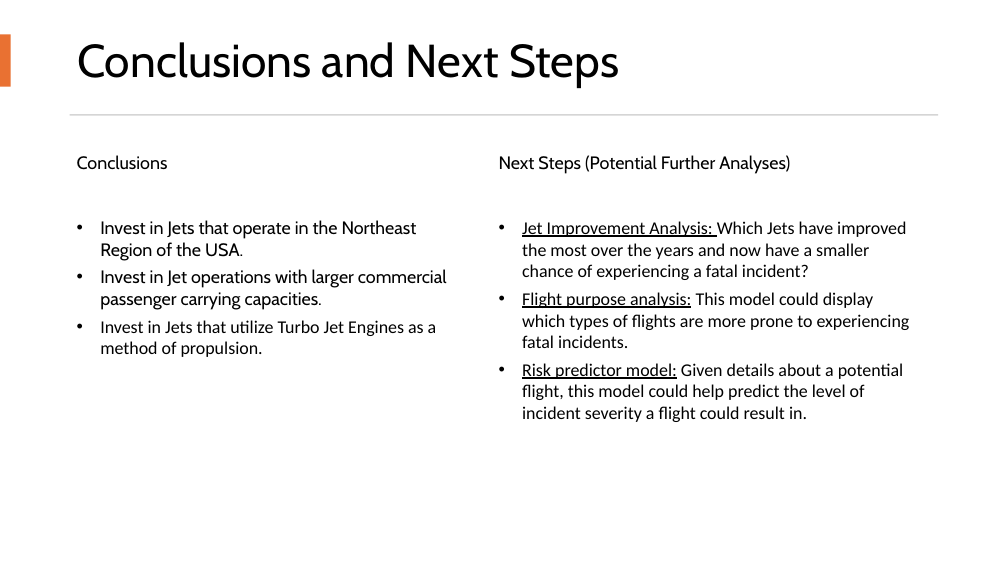
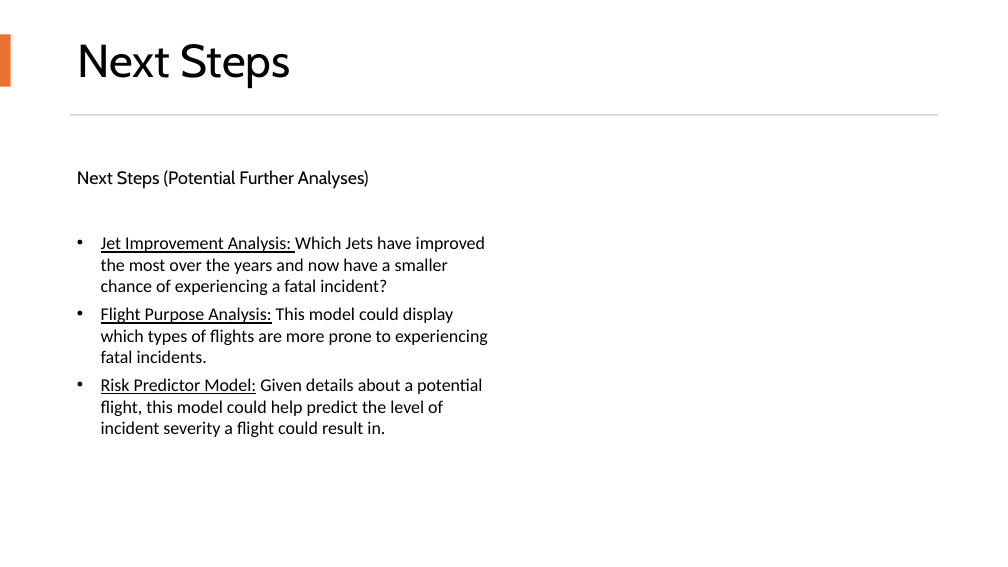
Before and after one commit to AndrewReusche/dsc-phase-1-project-v3, a slide deck: slide 11 of data2/Presentation1 copy.pptx (slide 10 before the commit). Drawn at 1008x567 pixels with LibreOffice and Linux fonts; fonts in the diff are those of the drawing. Boxes give left, top, right and bottom in pixels: in the first picture for what was removed or moved away, otherwise in the second. Text is boxed around its words. In the diff, an @@ line names an element or a change of style, - is before the commit and + after.

```diff
--- a/data2/Presentation1 copy.pptx
+++ b/data2/Presentation1 copy.pptx
@@ title at (77,44,290,88): text changed @@
-Conclusions and Next Steps
+Next Steps
@@ text "Next Steps (Potential Further Analyses)": place and size @@
-text "Next Steps (Potential Further Analyses)" at (499,155,790,174)
+text "Next Steps (Potential Further Analyses)" at (77,170,369,189)
@@ text removed at (77,155,168,170) @@
-Conclusions
@@ text "Jet Improvement Analysis: Which Jets ...": place and size @@
-text "Jet Improvement Analysis: Which Jets ..." at (522,221,910,422)
+text "Jet Improvement Analysis: Which Jets ..." at (101,236,488,437)
@@ text removed at (100,220,447,357) @@
-• Invest in Jets that operate in the Northeast Region of the USA.
-• Invest in Jet operations with larger commercial passenger carrying capacities.
-• Invest in Jets that utilize Turbo Jet Engines as a method of propulsion.
@@ text at (101,307,488,437): text changed @@
-• Flight purpose analysis: This model could display which types of flights are more prone to experiencing fatal incidents.
-• Risk predictor model: Given details about a potential flight, this model could help predict the level of incident severity a flight could result in.
+• Flight Purpose Analysis: This model could display which types of flights are more prone to experiencing fatal incidents.
+• Risk Predictor Model: Given details about a potential flight, this model could help predict the level of incident severity a flight could result in.
```
Also in this commit, not shown: 3 other slides changed, 1 slide added, 5 other files.
